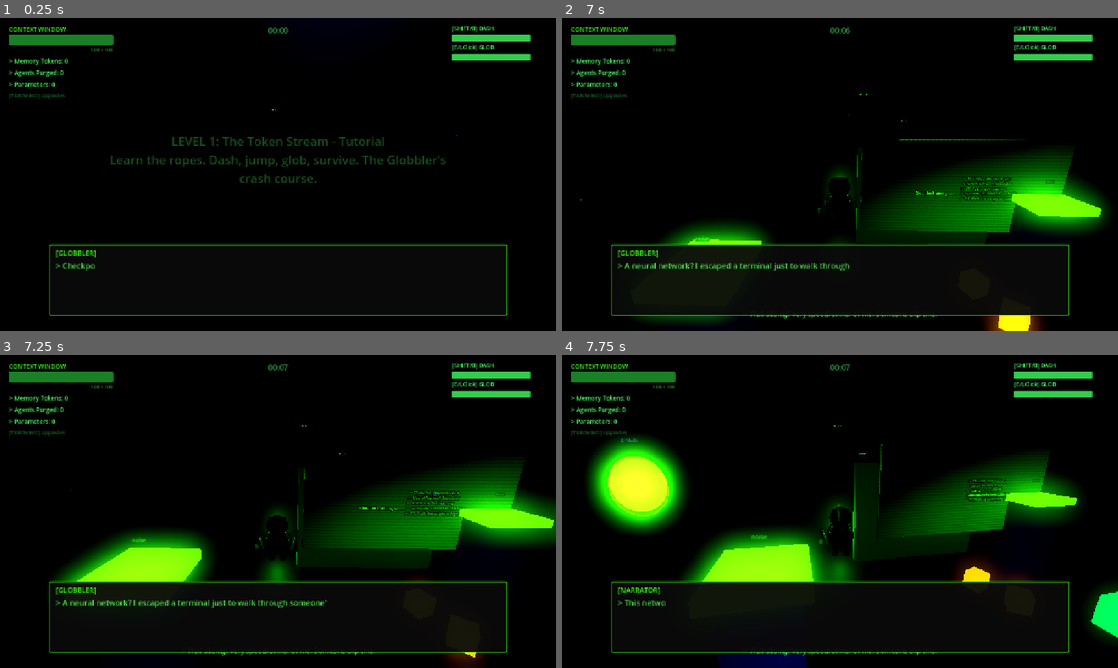
Above: before the commit, frames 1-4 (two rows, left to right).
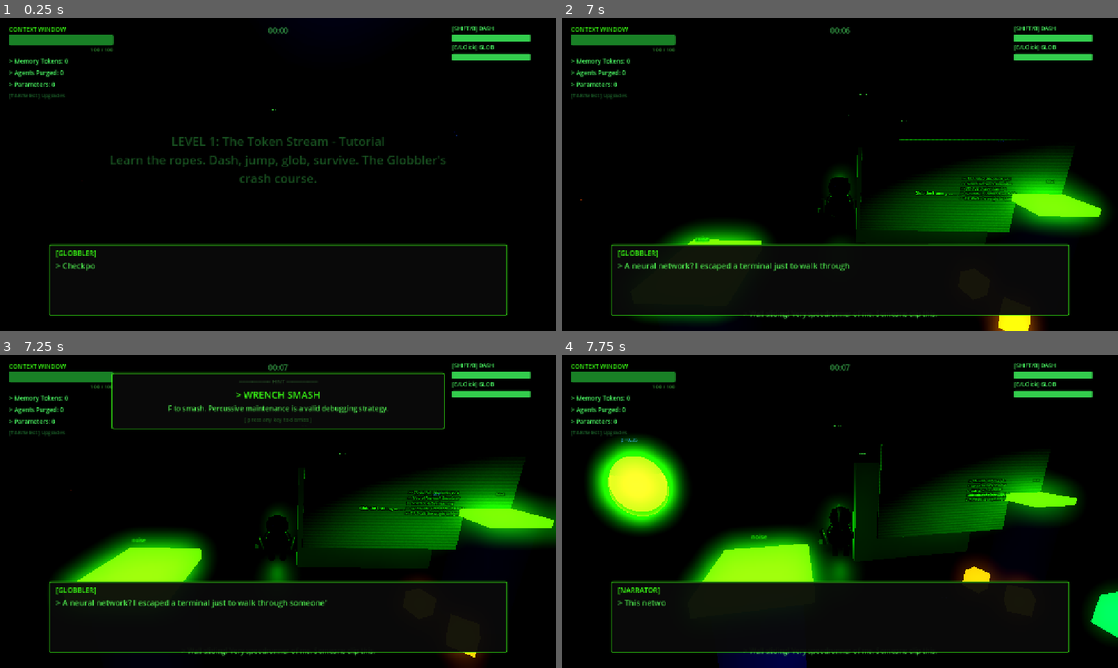
Above: after the commit, the same moments.

Repository: hwashburn1011/globblers-journey
Game: Godot game, scene res://scenes/levels/chapter_2/training_grounds.tscn
Two runs of this game, one before a commit and one after it. Both use one fixed random seed, a clock stepped at 60 frames per second and the inputs below. This scene is started directly instead of the project's main scene.
Inputs (mouse positions are in pixels of both pictures, inside the frame that each line leads up to):
- Up to frame 1 (0.25 s): no input
- Up to frame 2 (7 s): tap Enter (menu_confirm) at 0.5 s; move the mouse to (834, 180) at 0.52 s; hold V (agent_cycle) 0.53-1.28 s; hold Up (hack_up) 0.53-2.78 s; click (834, 180) at 0.67 s; move the mouse to (878, 177) at 1.27 s; tap G (agent_spawn) at 1.35 s; move the mouse to (795, 171) at 2.02 s; hold Mouse wheel up (camera_zoom_in) 2.03-2.78 s; move the mouse to (845, 174) at 2.77 s; hold Left (hack_left) 2.78-3.53 s; tap Mouse wheel down (camera_zoom_out) at 2.85 s; click (845, 174) at 2.92 s; move the mouse to (817, 168) at 3.52 s; hold Shift (dash) 3.53-4.28 s; hold Up (hack_up) 3.53-5.78 s; move the mouse to (867, 174) at 4.27 s; tap Space (dialogue_advance) at 4.35 s; move the mouse to (812, 174) at 5.02 s; hold Right mouse button (glob_aim) 5.03-5.78 s; click (812, 174) at 5.17 s; move the mouse to (851, 168) at 5.77 s; hold Right (hack_right) 5.78-6.53 s; tap Q (glob_cycle) at 5.85 s; move the mouse to (834, 180) at 6.52 s; hold Up (hack_up) from 6.53 s (still down); tap E (glob_fire) at 6.6 s
- Up to frame 3 (7.25 s): keep holding Up (hack_up)
- Up to frame 4 (7.75 s): keep holding Up (hack_up); tap Enter (menu_confirm) at 7.25 s; move the mouse to (878, 514) at 7.27 s; tap R (glob_fire_aimed) at 7.35 s; click (878, 514) at 7.42 s

Frames 1-2 are identical in both runs. In frame 3, 1.8% of the frame differs, in the area x 20-80%, y 5-24%; in frame 4, nothing differs.

Commit message:
feat: Task 4.5 — fire wrench hint on first enemy detected within 10m
Add enemy proximity check to globbler.gd _physics_process, throttled
to once per second. Scans "enemies" group and fires wrench hint via
_show_hint_once on first detection within 10m. Early-exits if hint
already seen to avoid wasting cycles.

Co-Authored-By: Claude Opus 4.6 (1M context) <noreply@anthropic.com>

Diff:
--- a/scenes/player/globbler.gd
+++ b/scenes/player/globbler.gd
@@ -3,6 +3,8 @@
 # The Globbler - Rogue Agentic AI escaped from his terminal
 # "Why walk when you can dash, double-jump, wall-slide, and glob-attack?"
 # Now with a PROPER CSG model. Look at me. I'm beautiful. Terrifying, but beautiful.
+
+const _HINT_SCENE := preload("res://scenes/ui/first_time_hint.tscn")
 
 const SPEED = 10.0
 const SPRINT_SPEED = 14.0
@@ -145,6 +147,11 @@
 
 var thought_timer := 0.0
 var thought_interval := 12.0
+
+# Enemy proximity hint — because some players don't know F is for fixing things (with violence)
+var _enemy_check_timer := 0.0
+const _ENEMY_CHECK_INTERVAL := 1.0
+const _ENEMY_HINT_RANGE := 10.0
 
 signal thought_bubble(text: String)
 signal player_damaged(amount: int)
@@ -656,6 +663,12 @@
 	if thought_timer >= thought_interval:
 		thought_timer = 0.0
 		_emit_random_thought()
+
+	# Check for nearby enemies once per second — show wrench hint on first detection
+	_enemy_check_timer += delta
+	if _enemy_check_timer >= _ENEMY_CHECK_INTERVAL:
+		_enemy_check_timer = 0.0
+		_check_enemy_proximity()
 
 func _update_timers(delta: float) -> void:
 	if is_on_floor():
@@ -1220,3 +1233,24 @@
 	get_tree().paused = false
 	is_paused = false
 	get_tree().change_scene_to_file("res://scenes/main/main_menu.tscn")
+
+func _check_enemy_proximity() -> void:
+	var gm = get_node_or_null("/root/GameManager")
+	if gm and gm.has_seen_hint("wrench"):
+		return  # Already shown — stop wasting cycles scanning for enemies
+	var enemies = get_tree().get_nodes_in_group("enemies")
+	for enemy in enemies:
+		if not is_instance_valid(enemy) or not enemy is Node3D:
+			continue
+		if global_position.distance_to(enemy.global_position) <= _ENEMY_HINT_RANGE:
+			_show_hint_once("wrench", "WRENCH SMASH",
+				"F to smash. Percussive maintenance is a valid debugging strategy.")
+			return
+
+func _show_hint_once(id: String, title: String, body: String) -> void:
+	var gm = get_node_or_null("/root/GameManager")
+	if gm and not gm.has_seen_hint(id):
+		gm.mark_hint_seen(id)
+		var hint = _HINT_SCENE.instantiate()
+		get_tree().root.add_child(hint)
+		hint.show_hint(title, body)
Not shown, changed: TASKS.md
